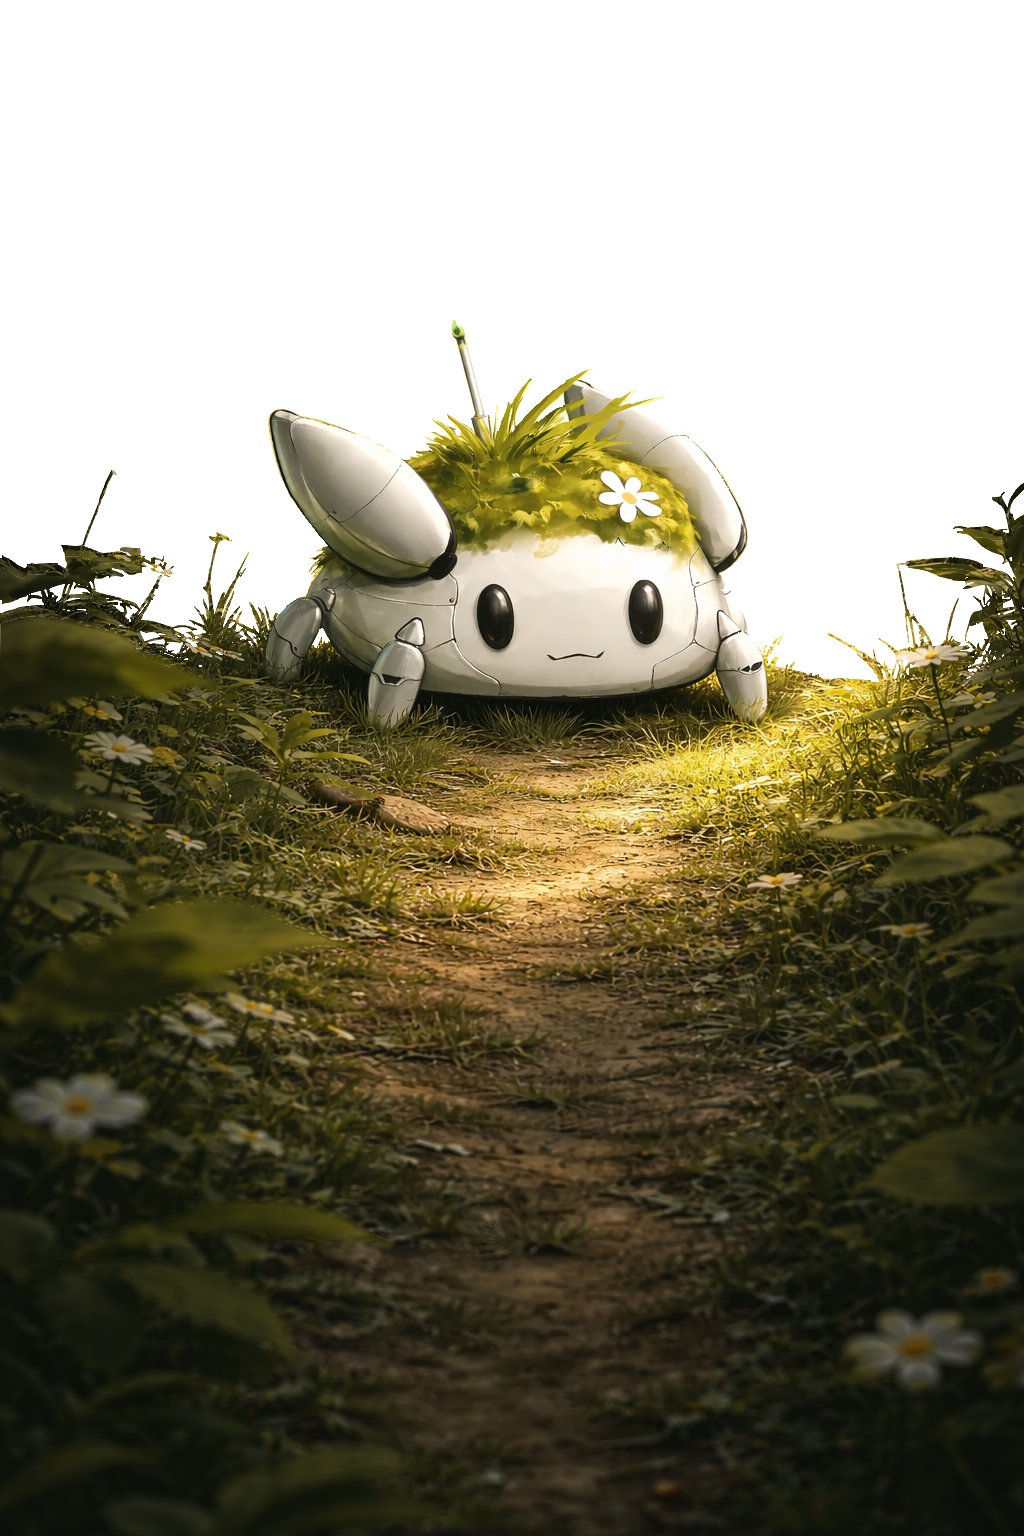
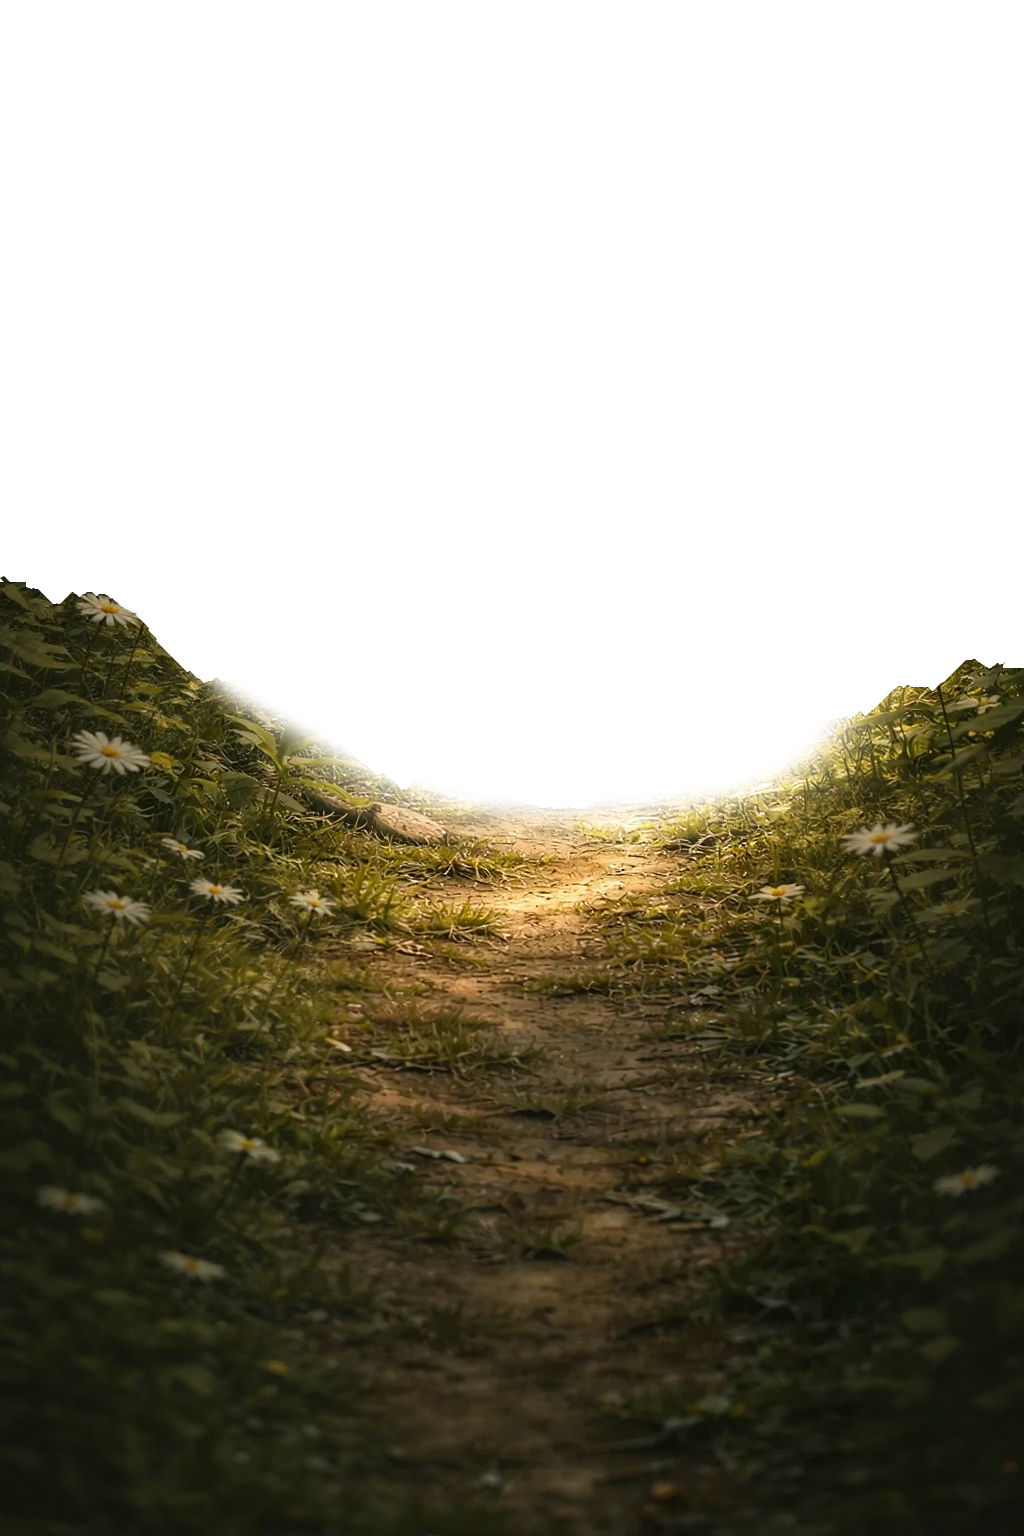
Layers edited between the first and the second 1024×1536 image:
showed "Background", painted on it over [0, 320, 1024, 1536]
removed layer "FunnelBackground.png" over [0, 320, 1024, 1536]